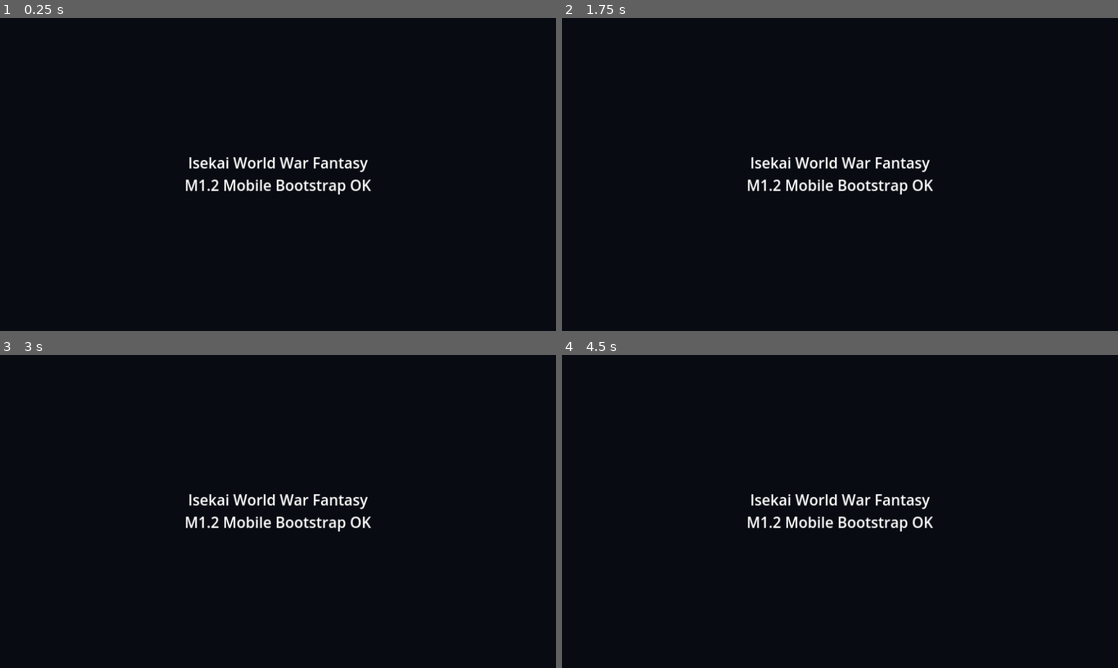
Above: before the commit, frames 1-4 (two rows, left to right).
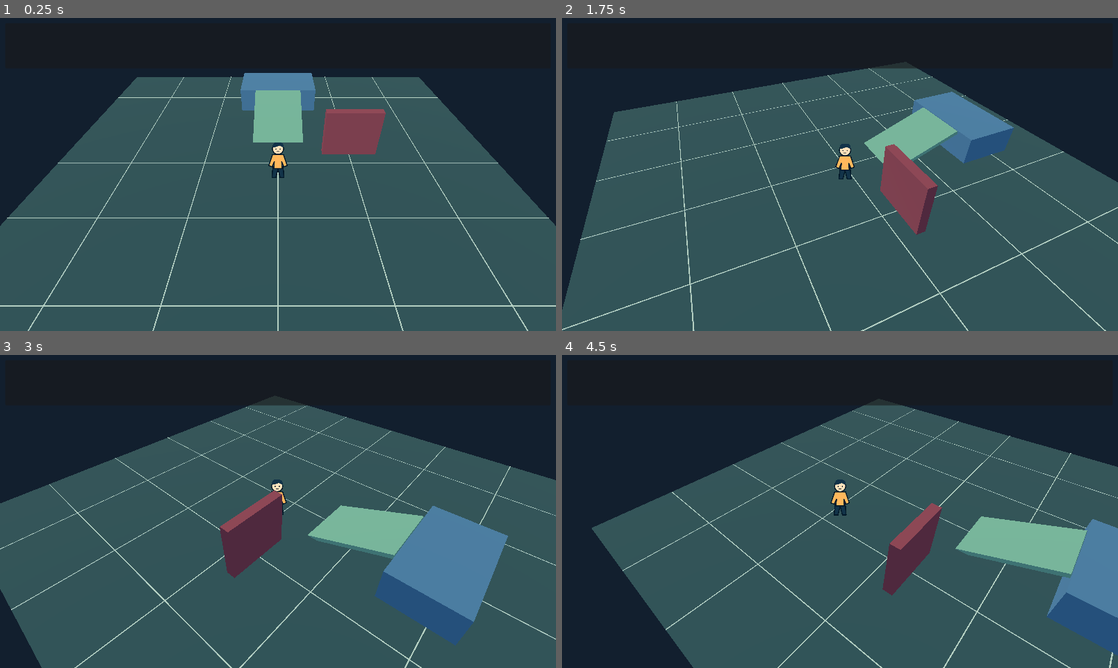
Above: after the commit, the same moments.

Repository: Sllay/isekai-world-war-fantasy
Game: Godot game, scene res://tests/world_proof/world_proof.tscn
The game is run twice, just before and just after one commit, with the same random seed, the same clock (stepped at 60 frames per second) and the same inputs. Before the commit the project starts from res://scenes/bootstrap/bootstrap.tscn.
Inputs (mouse positions are in pixels of both pictures, inside the frame that each line leads up to):
- Up to frame 1 (0.25 s): no input
- Up to frame 2 (1.75 s): move the mouse to (962, 158) at 0.52 s; hold E (proof_orbit_right, bound only after the commit) 0.53-1.25 s; tap Space (proof_jump, bound only after the commit) at 0.6, 0.77, 1.07 s; click (962, 158) at 0.67 s; drag from (728, 190) to (812, 237) at 1.27 s
- Up to frame 3 (3 s): move the mouse to (333, 442) at 2.02 s; hold E (proof_orbit_right, bound only after the commit) 2.03-2.75 s; tap Space (proof_jump, bound only after the commit) at 2.1 s; click (333, 442) at 2.17 s; drag from (250, 574) to (111, 464) at 2.77 s
- Up to frame 4 (4.5 s): move the mouse to (1006, 558) at 3.52 s; hold A (proof_left, bound only after the commit) 3.53-4.25 s; tap Space (proof_jump, bound only after the commit) at 3.6, 3.77, 4.07 s; click (1006, 558) at 3.67 s; drag from (673, 464) to (756, 433) at 4.27 s

The runs differ from the first frame. In frame 1, 85% of the frame differs, in the area x 0-100%, y 0-100%; in frame 2, 86%; in frame 3, 86%; in frame 4, 86%.
Error after the commit: Parse Error: Static function "get_current_rendering_method()" not found in base "GDScriptNativeClass". (res://tests/world_proof/proof_debug.gd:11)

Commit message:
feat: add M1.2 2.5D client world proof

Diff:
--- a/client/project.godot
+++ b/client/project.godot
@@ -5,7 +5,7 @@
 
 [application]
 config/name="Isekai World War Fantasy"
-run/main_scene="res://scenes/bootstrap/bootstrap.tscn"
+run/main_scene="res://tests/world_proof/world_proof.tscn"
 
 [display]
 window/size/viewport_width=1280
--- /dev/null
+++ b/client/tests/world_proof/player_placeholder.svg
@@ -0,0 +1,8 @@
+<svg xmlns="http://www.w3.org/2000/svg" width="128" height="192" viewBox="0 0 128 192">
+  <path d="M39 126L34 184H53L64 141L75 184H94L89 126" fill="#163449" stroke="#091c29" stroke-width="5"/>
+  <path d="M37 69L18 124L34 131L46 104L43 139H85L82 104L94 131L110 124L91 69Z" fill="#ffb85c" stroke="#091c29" stroke-width="5"/>
+  <circle cx="64" cy="40" r="28" fill="#ffe2bc" stroke="#091c29" stroke-width="5"/>
+  <path d="M38 34Q35 5 64 8Q95 6 91 34L72 25L52 32Z" fill="#163449"/>
+  <circle cx="54" cy="42" r="3" fill="#091c29"/><circle cx="75" cy="42" r="3" fill="#091c29"/>
+  <path d="M57 54L71 54" stroke="#091c29" stroke-width="3"/>
+</svg>
--- /dev/null
+++ b/client/tests/world_proof/proof_camera.gd
@@ -0,0 +1,17 @@
+class_name ProofCamera
+extends Node3D
+
+@export var target: Node3D
+@export var input_source: ProofInput
+@export var orbit_speed := 1.6
+@export var follow_response := 12.0
+var yaw_goal := 0.0
+
+func _physics_process(delta: float) -> void:
+	yaw_goal += input_source.orbit() * orbit_speed * delta
+	input_source.set_touch_orbit(0.0)
+	rotation.y = lerp_angle(rotation.y, yaw_goal, 1.0 - exp(-follow_response * delta))
+	global_position = global_position.lerp(target.global_position, 1.0 - exp(-follow_response * delta))
+
+func _mcp_state() -> Dictionary:
+	return {"yaw": rotation.y, "yaw_goal": yaw_goal, "position": global_position}
--- /dev/null
+++ b/client/tests/world_proof/proof_debug.gd
@@ -0,0 +1,27 @@
+extends Label
+
+@export var player: ProofPlayer
+var elapsed := 0.0
+var frame_sum := 0.0
+var frame_count := 0
+var build_info := ""
+
+func _ready() -> void:
+	build_info = "Godot %s | %s | %s | %s | M1.2 Gate D" % [Engine.get_version_info().string,
+		RenderingServer.get_current_rendering_method(), OS.get_name(), "debug" if OS.is_debug_build() else "release"]
+	_update_text(0.0)
+
+func _process(delta: float) -> void:
+	elapsed += delta
+	frame_sum += delta
+	frame_count += 1
+	if elapsed >= 0.25:
+		_update_text(frame_sum * 1000.0 / frame_count)
+		elapsed = 0.0
+		frame_sum = 0.0
+		frame_count = 0
+
+func _update_text(frame_ms: float) -> void:
+	text = "%s\nFPS %d | frame %.2f ms | pos (%.2f, %.2f, %.2f) | grounded %s\nWASD / arrows: move | Space: jump | Q/E: orbit\nTouch: left drag move | right upper drag orbit | right bottom tap jump" % [
+		build_info, Engine.get_frames_per_second(), frame_ms, player.position.x, player.position.y,
+		player.position.z, player.is_on_floor()]
--- /dev/null
+++ b/client/tests/world_proof/proof_input.gd
@@ -0,0 +1,89 @@
+class_name ProofInput
+extends Node
+## Proof-local intent adapter. Replace gestures with UI via these same setters.
+
+var touch_move := Vector2.ZERO
+var touch_orbit := 0.0
+var jump_pending := false
+var move_finger := -1
+var orbit_finger := -1
+var move_origin := Vector2.ZERO
+
+func _enter_tree() -> void:
+	_bind("proof_left", [KEY_A, KEY_LEFT], JOY_AXIS_LEFT_X, -1.0)
+	_bind("proof_right", [KEY_D, KEY_RIGHT], JOY_AXIS_LEFT_X, 1.0)
+	_bind("proof_forward", [KEY_W, KEY_UP], JOY_AXIS_LEFT_Y, -1.0)
+	_bind("proof_back", [KEY_S, KEY_DOWN], JOY_AXIS_LEFT_Y, 1.0)
+	_bind("proof_orbit_left", [KEY_Q], JOY_AXIS_RIGHT_X, -1.0)
+	_bind("proof_orbit_right", [KEY_E], JOY_AXIS_RIGHT_X, 1.0)
+	_bind("proof_jump", [KEY_SPACE])
+	var button := InputEventJoypadButton.new()
+	button.button_index = JOY_BUTTON_A
+	InputMap.action_add_event("proof_jump", button)
+
+func _bind(action: StringName, keys: Array, axis: int = -1, value: float = 0.0) -> void:
+	if InputMap.has_action(action):
+		return
+	InputMap.add_action(action, 0.2)
+	for key in keys:
+		var event := InputEventKey.new()
+		event.physical_keycode = key
+		InputMap.action_add_event(action, event)
+	if axis >= 0:
+		var event := InputEventJoypadMotion.new()
+		event.axis = axis
+		event.axis_value = value
+		InputMap.action_add_event(action, event)
+
+func movement() -> Vector2:
+	return (Input.get_vector("proof_left", "proof_right", "proof_forward", "proof_back") + touch_move).limit_length()
+
+func orbit() -> float:
+	return clampf(Input.get_axis("proof_orbit_left", "proof_orbit_right") + touch_orbit, -1.0, 1.0)
+
+func consume_jump() -> bool:
+	var requested := jump_pending or Input.is_action_just_pressed("proof_jump")
+	jump_pending = false
+	return requested
+
+func set_touch_movement(value: Vector2) -> void:
+	touch_move = value.limit_length()
+
+func set_touch_orbit(value: float) -> void:
+	touch_orbit = clampf(value, -1.0, 1.0)
+
+func request_jump() -> void:
+	jump_pending = true
+
+func _input(event: InputEvent) -> void:
+	var size := get_viewport().get_visible_rect().size
+	if event is InputEventScreenTouch:
+		if not event.pressed:
+			if event.index == move_finger:
+				move_finger = -1
+				set_touch_movement(Vector2.ZERO)
+			if event.index == orbit_finger:
+				orbit_finger = -1
+				set_touch_orbit(0.0)
+		elif event.position.x < size.x * 0.5 and move_finger == -1:
+			move_finger = event.index
+			move_origin = event.position
+		elif event.position.x >= size.x * 0.5:
+			if event.position.y > size.y * 0.7:
+				request_jump()
+			elif orbit_finger == -1:
+				orbit_finger = event.index
+	elif event is InputEventScreenDrag:
+		if event.index == move_finger:
+			set_touch_movement((event.position - move_origin) / (size.y * 0.12))
+		if event.index == orbit_finger:
+			# Accumulate angular drag, then consume once per physics tick.
+			set_touch_orbit(touch_orbit + event.relative.x / (size.x * 0.04))
+
+func _notification(what: int) -> void:
+	if what == NOTIFICATION_APPLICATION_FOCUS_OUT or what == NOTIFICATION_APPLICATION_PAUSED:
+		move_finger = -1
+		orbit_finger = -1
+		touch_move = Vector2.ZERO
+		touch_orbit = 0.0
+		jump_pending = false
--- /dev/null
+++ b/client/tests/world_proof/proof_player.gd
@@ -0,0 +1,33 @@
+class_name ProofPlayer
+extends CharacterBody3D
+
+@export var input_source: ProofInput
+@export var camera_rig: Node3D
+@export var speed := 4.0
+@export var acceleration := 18.0
+@export var jump_speed := 5.0
+@export var gravity := 14.0
+var physics_frames := 0
+var jumps := 0
+
+func _physics_process(delta: float) -> void:
+	physics_frames += 1
+	var intent := input_source.movement()
+	var direction := Vector3(intent.x, 0.0, intent.y).rotated(Vector3.UP, camera_rig.rotation.y)
+	velocity.x = move_toward(velocity.x, direction.x * speed, acceleration * delta)
+	velocity.z = move_toward(velocity.z, direction.z * speed, acceleration * delta)
+	if is_on_floor():
+		velocity.y = 0.0
+	else:
+		velocity.y -= gravity * delta
+	if input_source.consume_jump() and is_on_floor():
+		velocity.y = jump_speed
+		jumps += 1
+	move_and_slide()
+	if position.y < -8.0:
+		position = Vector3(0, 0.1, 1)
+		velocity = Vector3.ZERO
+
+func _mcp_state() -> Dictionary:
+	return {"position": position, "velocity": velocity, "grounded": is_on_floor(),
+		"physics_frames": physics_frames, "jumps": jumps}
--- /dev/null
+++ b/client/tests/world_proof/world_proof.tscn
@@ -0,0 +1,199 @@
+[gd_scene load_steps=25 format=3]
+
+[ext_resource type="Script" path="res://tests/world_proof/proof_input.gd" id="1"]
+[ext_resource type="Script" path="res://tests/world_proof/proof_player.gd" id="2"]
+[ext_resource type="Script" path="res://tests/world_proof/proof_camera.gd" id="3"]
+[ext_resource type="Script" path="res://tests/world_proof/proof_debug.gd" id="4"]
+[ext_resource type="Texture2D" path="res://tests/world_proof/player_placeholder.svg" id="5"]
+
+[sub_resource type="Environment" id="Env"]
+background_mode = 1
+background_color = Color(0.07, 0.12, 0.18, 1)
+ambient_light_source = 3
+ambient_light_color = Color(0.75, 0.82, 0.95, 1)
+ambient_light_energy = 0.7
+
+[sub_resource type="CapsuleShape3D" id="PlayerShape"]
+radius = 0.3
+height = 1.5
+
+[sub_resource type="StandardMaterial3D" id="GroundMat"]
+albedo_color = Color(0.15, 0.3, 0.32, 1)
+roughness = 1.0
+[sub_resource type="StandardMaterial3D" id="RampMat"]
+albedo_color = Color(0.4, 0.65, 0.56, 1)
+roughness = 1.0
+[sub_resource type="StandardMaterial3D" id="PlatformMat"]
+albedo_color = Color(0.25, 0.46, 0.6, 1)
+roughness = 1.0
+[sub_resource type="StandardMaterial3D" id="WallMat"]
+albedo_color = Color(0.5, 0.25, 0.31, 1)
+roughness = 1.0
+[sub_resource type="StandardMaterial3D" id="MarkMat"]
+albedo_color = Color(0.65, 0.78, 0.73, 1)
+roughness = 1.0
+
+[sub_resource type="BoxShape3D" id="GroundShape"]
+size = Vector3(24, 0.5, 24)
+[sub_resource type="BoxMesh" id="GroundMesh"]
+size = Vector3(24, 0.5, 24)
+material = SubResource("GroundMat")
+
+[sub_resource type="BoxShape3D" id="RampShape"]
+size = Vector3(3, 0.2, 4.272)
+[sub_resource type="BoxMesh" id="RampMesh"]
+size = Vector3(3, 0.2, 4.272)
+material = SubResource("RampMat")
+
+[sub_resource type="BoxShape3D" id="PlatformShape"]
+size = Vector3(5, 1.5, 3)
+[sub_resource type="BoxMesh" id="PlatformMesh"]
+size = Vector3(5, 1.5, 3)
+material = SubResource("PlatformMat")
+
+[sub_resource type="BoxShape3D" id="OccluderShape"]
+size = Vector3(3, 2.6, 0.45)
+[sub_resource type="BoxMesh" id="OccluderMesh"]
+size = Vector3(3, 2.6, 0.45)
+material = SubResource("WallMat")
+
+[sub_resource type="BoxMesh" id="MarkerMesh"]
+size = Vector3(0.04, 0.012, 24)
+material = SubResource("MarkMat")
+
+[node name="WorldProof" type="Node3D"]
+[node name="InputIntent" type="Node" parent="."]
+script = ExtResource("1")
+[node name="Environment" type="WorldEnvironment" parent="."]
+environment = SubResource("Env")
+[node name="Sun" type="DirectionalLight3D" parent="."]
+rotation_degrees = Vector3(-55, -30, 0)
+light_color = Color(1, 0.9, 0.78, 1)
+light_energy = 1.0
+shadow_enabled = false
+[node name="World" type="Node3D" parent="."]
+
+[node name="Ground" type="StaticBody3D" parent="World"]
+position = Vector3(0, -0.25, 0)
+rotation = Vector3(0, 0, 0)
+[node name="Collision" type="CollisionShape3D" parent="World/Ground"]
+shape = SubResource("GroundShape")
+[node name="Visual" type="MeshInstance3D" parent="World/Ground"]
+mesh = SubResource("GroundMesh")
+
+[node name="Ramp" type="StaticBody3D" parent="World"]
+position = Vector3(0, 0.65, -4)
+rotation = Vector3(0.358771, 0, 0)
+[node name="Collision" type="CollisionShape3D" parent="World/Ramp"]
+shape = SubResource("RampShape")
+[node name="Visual" type="MeshInstance3D" parent="World/Ramp"]
+mesh = SubResource("RampMesh")
+
+[node name="Platform" type="StaticBody3D" parent="World"]
+position = Vector3(0, 0.75, -7.5)
+rotation = Vector3(0, 0, 0)
+[node name="Collision" type="CollisionShape3D" parent="World/Platform"]
+shape = SubResource("PlatformShape")
+[node name="Visual" type="MeshInstance3D" parent="World/Platform"]
+mesh = SubResource("PlatformMesh")
+
+[node name="Occluder" type="StaticBody3D" parent="World"]
+position = Vector3(4, 1.3, -1)
+rotation = Vector3(0, 0, 0)
+[node name="Collision" type="CollisionShape3D" parent="World/Occluder"]
+shape = SubResource("OccluderShape")
+[node name="Visual" type="MeshInstance3D" parent="World/Occluder"]
+mesh = SubResource("OccluderMesh")
+
+[node name="GridX0" type="MeshInstance3D" parent="World"]
+position = Vector3(-8, 0.008, 0)
+mesh = SubResource("MarkerMesh")
+
+[node name="GridX1" type="MeshInstance3D" parent="World"]
+position = Vector3(-4, 0.008, 0)
+mesh = SubResource("MarkerMesh")
+
+[node name="GridX2" type="MeshInstance3D" parent="World"]
+position = Vector3(0, 0.008, 0)
+mesh = SubResource("MarkerMesh")
+
+[node name="GridX3" type="MeshInstance3D" parent="World"]
+position = Vector3(4, 0.008, 0)
+mesh = SubResource("MarkerMesh")
+
+[node name="GridX4" type="MeshInstance3D" parent="World"]
+position = Vector3(8, 0.008, 0)
+mesh = SubResource("MarkerMesh")
+
+[node name="GridZ0" type="MeshInstance3D" parent="World"]
+position = Vector3(0, 0.008, -8)
+rotation_degrees = Vector3(0, 90, 0)
+mesh = SubResource("MarkerMesh")
+
+[node name="GridZ1" type="MeshInstance3D" parent="World"]
+position = Vector3(0, 0.008, -4)
+rotation_degrees = Vector3(0, 90, 0)
+mesh = SubResource("MarkerMesh")
+
+[node name="GridZ2" type="MeshInstance3D" parent="World"]
+position = Vector3(0, 0.008, 0)
+rotation_degrees = Vector3(0, 90, 0)
+mesh = SubResource("MarkerMesh")
+
+[node name="GridZ3" type="MeshInstance3D" parent="World"]
+position = Vector3(0, 0.008, 4)
+rotation_degrees = Vector3(0, 90, 0)
+mesh = SubResource("MarkerMesh")
+
+[node name="GridZ4" type="MeshInstance3D" parent="World"]
+position = Vector3(0, 0.008, 8)
+rotation_degrees = Vector3(0, 90, 0)
+mesh = SubResource("MarkerMesh")
+
+[node name="Player" type="CharacterBody3D" parent="." node_paths=PackedStringArray("input_source", "camera_rig") groups=["mcp_watch"]]
+position = Vector3(0, 0.1, 1)
+script = ExtResource("2")
+input_source = NodePath("../InputIntent")
+camera_rig = NodePath("../CameraRig")
+floor_snap_length = 0.25
+floor_max_angle = 0.785398
+[node name="Collision" type="CollisionShape3D" parent="Player"]
+position = Vector3(0, 0.75, 0)
+shape = SubResource("PlayerShape")
+[node name="Billboard" type="Sprite3D" parent="Player"]
+position = Vector3(0, 0.96, 0)
+texture = ExtResource("5")
+pixel_size = 0.01
+billboard = 1
+shaded = false
+alpha_cut = 1
+texture_filter = 1
+[node name="CameraRig" type="Node3D" parent="." node_paths=PackedStringArray("target", "input_source") groups=["mcp_watch"]]
+position = Vector3(0, 0.1, 1)
+script = ExtResource("3")
+target = NodePath("../Player")
+input_source = NodePath("../InputIntent")
+[node name="Camera" type="Camera3D" parent="CameraRig"]
+position = Vector3(0, 10, 12)
+rotation_degrees = Vector3(-39.80557, 0, 0)
+current = true
+fov = 55.0
+near = 0.1
+far = 60.0
+[node name="Debug" type="CanvasLayer" parent="."]
+[node name="Panel" type="PanelContainer" parent="Debug"]
+offset_left = 12.0
+offset_top = 12.0
+anchors_preset = 10
+anchor_right = 1.0
+offset_right = -12.0
+grow_horizontal = 2
+offset_bottom = 116.0
+mouse_filter = 2
+[node name="Label" type="Label" parent="Debug/Panel" node_paths=PackedStringArray("player")]
+mouse_filter = 2
+theme_override_colors/font_color = Color(1, 1, 1, 1)
+theme_override_font_sizes/font_size = 18
+autowrap_mode = 2
+script = ExtResource("4")
+player = NodePath("../../../Player")
Not shown, added: client/tests/world_proof/player_placeholder.svg.import
Not shown, added: client/tests/world_proof/proof_camera.gd.uid
Not shown, added: client/tests/world_proof/proof_debug.gd.uid
Not shown, added: client/tests/world_proof/proof_input.gd.uid
Not shown, added: client/tests/world_proof/proof_player.gd.uid
Not shown, changed: docs/development/CODESPACE_GODOT_MCP.md
Not shown, added: docs/development/M1_2_WORLD_PROOF.md
Not shown, changed: docs/roadmap/M1_2_PROJECT_BOOTSTRAP.md
